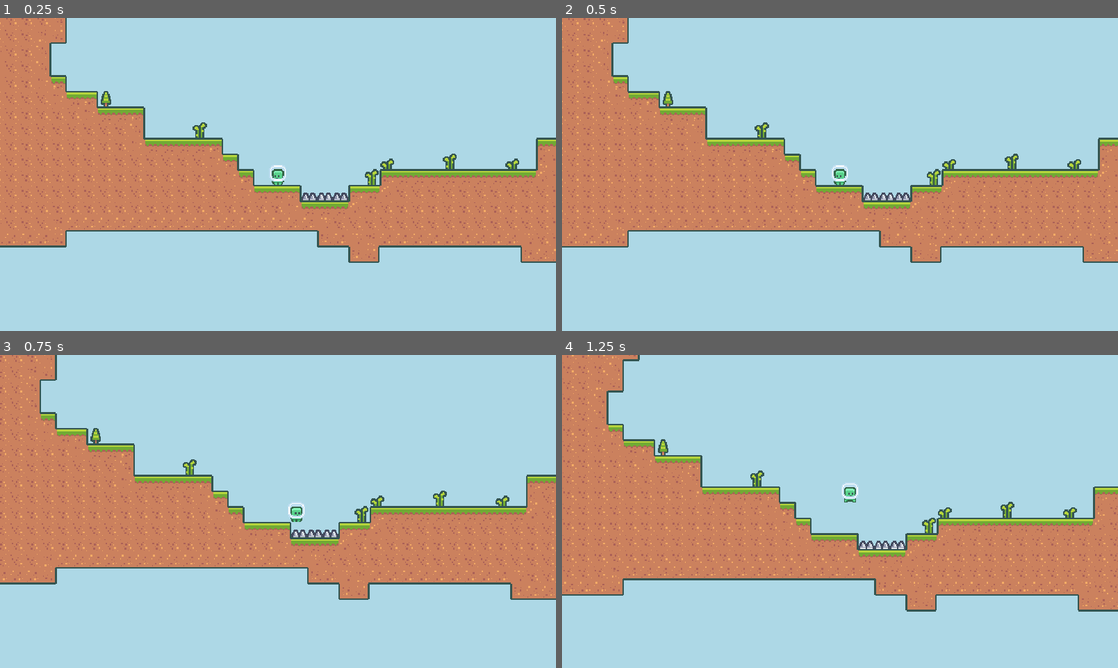
Above: before the commit, frames 1-4 (two rows, left to right).
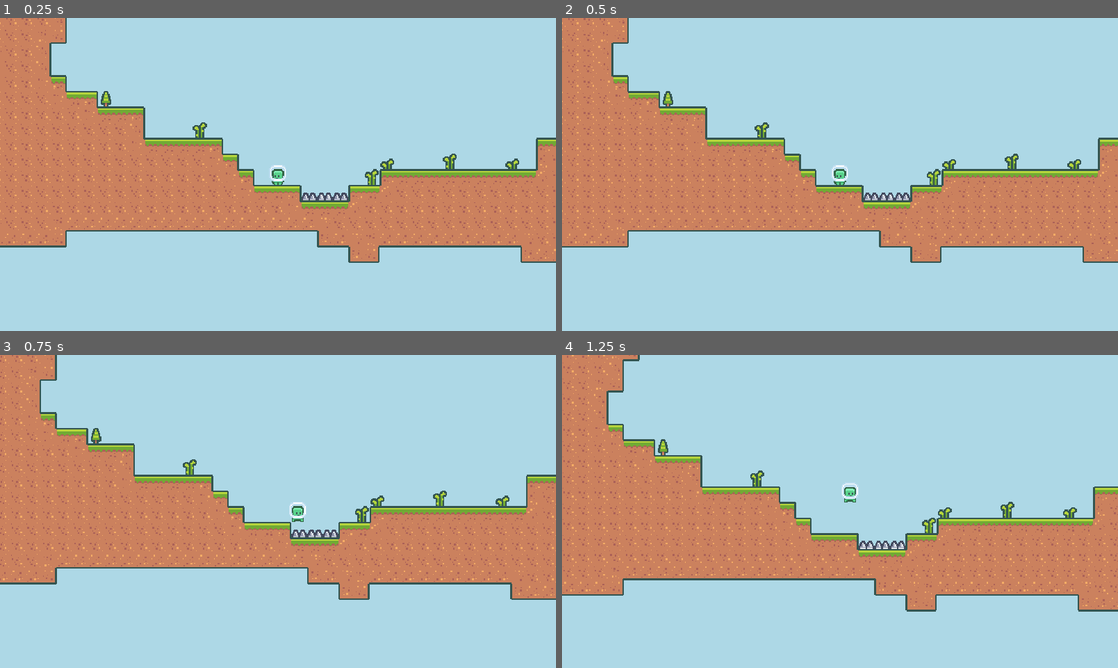
Above: after the commit, the same moments.

Repository: jrenato/pixel_platform
Game: Godot game, scene res://assets/world/world.tscn
Same seed, same stepped clock (60 frames per second), same inputs: the game is played once before the commit and once after it.
Inputs:
- Up to frame 1 (0.25 s): no input
- Up to frame 2 (0.5 s): no input
- Up to frame 3 (0.75 s): hold D (move_right) from 0.53 s (still down); hold Shift (run) from 0.53 s (still down); tap E (dash) at 0.6 s
- Up to frame 4 (1.25 s): keep holding D (move_right); keep holding Shift (run); tap Space (jump) at 0.77, 1.07 s

Frames 1-2 are identical in both runs. In frame 3, 0.6% of the frame differs, in the area x 0-100%, y 0-79%; in frame 4, nothing differs.

Commit message:
Aggregated player movement variables

Diff:
--- a/assets/player/player.gd
+++ b/assets/player/player.gd
@@ -2,6 +2,15 @@
 extends CharacterBody2D
 
 @export var friction : int = 30
+
+@export var walk_speed : int = 120
+@export var run_speed : int = 180
+@export var dash_speed : int = 240
+@export var dash_time : float = 0.4
+
+@export var jump_force : int = 250
+@export var jump_move_speed : int = 120
+@export var fall_move_speed : int = 120
 
 # Get the gravity from the project settings to be synced with RigidBody nodes.
 var gravity: int = ProjectSettings.get_setting("physics/2d/default_gravity")
--- a/assets/player/states/dash.gd
+++ b/assets/player/states/dash.gd
@@ -1,6 +1,4 @@
 extends MoveState
-
-@export var dash_time : float = 0.4
 
 var current_dash_time : float = 0
 var dash_direction : int = 0
@@ -10,7 +8,9 @@
 func enter() -> void:
 	super.enter()
 
-	current_dash_time = dash_time
+	current_move_speed = player.dash_speed
+
+	current_dash_time = player.dash_time
 
 	if player.animations.flip_h:
 		dash_direction = 1
--- a/assets/player/states/fall.gd
+++ b/assets/player/states/fall.gd
@@ -1,6 +1,5 @@
 extends BaseState
 
-@export var move_speed : float = 120
 @export var run_node : NodePath
 @export var walk_node : NodePath
 @export var idle_node : NodePath
@@ -19,7 +18,7 @@
 		move = 1
 		player.animations.flip_h = true
 
-	player.velocity.x = move_toward(player.velocity.x, move * move_speed, player.friction)
+	player.velocity.x = move_toward(player.velocity.x, move * player.fall_move_speed, player.friction)
 	player.velocity.y += player.gravity * delta
 	player.move_and_slide()
 
--- a/assets/player/states/jump.gd
+++ b/assets/player/states/jump.gd
@@ -1,7 +1,5 @@
 extends BaseState
 
-@export var jump_force : float = 250
-@export var move_speed : float = 120
 @export var fall_node : NodePath
 @export var run_node : NodePath
 @export var walk_node : NodePath
@@ -17,7 +15,7 @@
 	# This calls the base class enter function, which is necessary here
 	# to make sure the animation switches
 	super.enter()
-	player.velocity.y = -jump_force
+	player.velocity.y = -player.jump_force
 
 
 func physics_process(delta : float) -> BaseState:
@@ -29,7 +27,7 @@
 		move = 1
 		player.animations.flip_h = true
 
-	player.velocity.x = move_toward(player.velocity.x, move * move_speed, player.friction)
+	player.velocity.x = move_toward(player.velocity.x, move * player.jump_move_speed, player.friction)
 	player.velocity.y += player.gravity * delta
 	player.move_and_slide()
 
--- a/assets/player/states/move.gd
+++ b/assets/player/states/move.gd
@@ -1,7 +1,6 @@
 class_name MoveState
 extends BaseState
 
-@export var move_speed : float = 120
 @export var jump_node : NodePath
 @export var fall_node : NodePath
 @export var dash_node : NodePath
@@ -16,6 +15,7 @@
 @onready var walk_state : BaseState = get_node(walk_node)
 @onready var run_state : BaseState = get_node(run_node)
 
+var current_move_speed : int = 0
 
 func input(_event : InputEvent) -> BaseState:
 	if Input.is_action_just_pressed("jump"):
@@ -36,7 +36,7 @@
 	if move != 0:
 		player.animations.flip_h = move > 0
 
-	player.velocity.x = move_toward(player.velocity.x, move * move_speed, player.friction)
+	player.velocity.x = move_toward(player.velocity.x, move * current_move_speed, player.friction)
 	player.velocity.y += player.gravity * delta
 
 	player.move_and_slide()
--- a/assets/player/states/run.gd
+++ b/assets/player/states/run.gd
@@ -1,4 +1,8 @@
 extends MoveState
+
+func enter() -> void:
+	super.enter()
+	current_move_speed = player.run_speed
 
 
 func input(event: InputEvent) -> BaseState:
--- a/assets/player/states/walk.gd
+++ b/assets/player/states/walk.gd
@@ -1,4 +1,9 @@
 extends MoveState
+
+
+func enter() -> void:
+	super.enter()
+	current_move_speed = player.walk_speed
 
 
 func input(event: InputEvent) -> BaseState:
